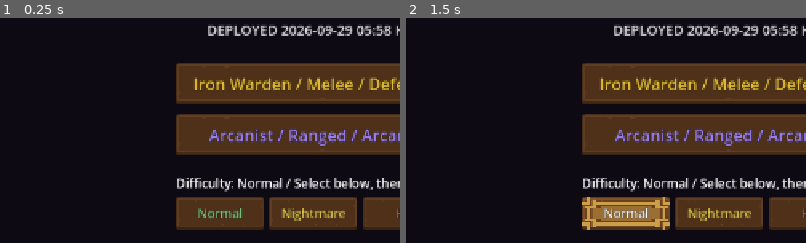
Above: before the commit, frames 1-2 (left to right).
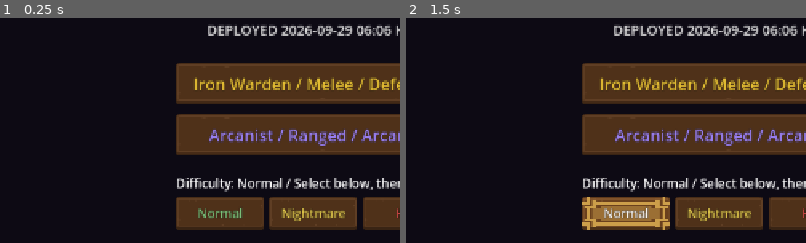
Above: after the commit, the same moments.

Repository: jflakeee/diablo
Game: Godot game, scene res://main.tscn
Two runs of this game, one before a commit and one after it. Both use one fixed random seed, a clock stepped at 60 frames per second and the inputs below.
Inputs:
- Up to frame 1 (0.25 s): no input
- Up to frame 2 (1.5 s): click "Normal" at 0.5 s; click "Normal" at 1.25 s
The pictures show only the part of the screen within x 11-61%, y 32-82%; the shares and areas given below are measured in that part.

The runs differ from the first frame. In frame 1, 0.1% of the frame differs, in the area x 91-98%, y 3-8%; in frame 2, 0.1%.

Commit message:
Gate floor exits behind streamed exploration

Diff:
--- a/prototype/game_dungeon/main.gd
+++ b/prototype/game_dungeon/main.gd
@@ -37,7 +37,7 @@
 const TemplateTheme := preload("res://ui/template_theme.gd")
 const CombatFX := preload("res://combat_fx.gd")
 const WorldStream := preload("res://world_stream.gd")
-const DEPLOYED_AT_KST := "2026-09-29 05:58 KST"
+const DEPLOYED_AT_KST := "2026-09-29 06:06 KST"
 
 var _grid: Array = []
 var _astar: AStarGrid2D
@@ -428,7 +428,7 @@
 	_minimap.visible_cells = _visible_cells
 	_minimap.explored_cells = _floor_explored()
 	var exit_id := Visibility.key(_exit_cell)
-	_minimap.exit_cell = Vector2(_exit_cell.x, _exit_cell.y) if _floor_explored().has(exit_id) else Vector2(-99, -99)
+	_minimap.exit_cell = Vector2(_exit_cell.x, _exit_cell.y) if _stream_exit_ready() and _floor_explored().has(exit_id) else Vector2(-99, -99)
 	var mc: Array = []
 	for m in _monsters:
 		if m.alive and _visible_cells.has(Visibility.key(Vector2i(roundi(m.gx), roundi(m.gy)))):
@@ -503,12 +503,42 @@
 					s.scale = Vector2(1.0, 0.62)
 			s.position = _iso(x, y)
 			_tiles_node.add_child(s)
-	var em := Sprite2D.new()
-	em.texture = _tex_rect(16, 16, Color(0.95, 0.3, 0.3))
-	em.position = _iso(_exit_cell.x, _exit_cell.y)
-	em.z_index = 2
-	_tiles_node.add_child(em)
+	if _stream_exit_ready():
+		var em := Sprite2D.new()
+		em.texture = _tex_rect(16, 16, Color(0.95, 0.3, 0.3))
+		em.position = _iso(_exit_cell.x, _exit_cell.y)
+		em.z_index = 2
+		_tiles_node.add_child(em)
 	_astar = _build_astar(_gw, _gh, _grid)
+
+func _stream_exit_ready() -> bool:
+	# Require one complete streaming eviction cycle before a floor can end.
+	return _world_stream == null or _world_stream.next_sequence >= WorldStream.MAX_ACTIVE_CHUNKS + 1
+
+func _stream_exploration_target() -> Vector2i:
+	if _world_stream == null or _stream_exit_ready():
+		return _exit_cell
+	var front: Dictionary = _world_stream.frontier()
+	var revealed: Dictionary = front.get("revealed_rooms", {})
+	var origin: Vector2i = (front["coord"] as Vector2i) * WorldStream.CHUNK_TILE_SIDE - _stream_grid_origin
+	var player_cell := Vector2i(roundi(_player.gx), roundi(_player.gy))
+	var best := _exit_cell
+	var best_distance := INF
+	for room_y in WorldStream.CHUNK_ROOM_SIDE:
+		for room_x in WorldStream.CHUNK_ROOM_SIDE:
+			if revealed.has("%d,%d" % [room_x, room_y]):
+				continue
+			var candidate := origin + Vector2i(room_x * WorldStream.ROOM_SIZE + WorldStream.ROOM_SIZE / 2, room_y * WorldStream.ROOM_SIZE + WorldStream.ROOM_SIZE / 2)
+			if not _walkable(candidate.x, candidate.y):
+				continue
+			var path := _astar.get_id_path(player_cell, candidate) if _astar != null and _astar.region.has_point(player_cell) else []
+			if path.is_empty():
+				continue
+			var distance := Vector2(player_cell).distance_squared_to(Vector2(candidate))
+			if distance < best_distance:
+				best_distance = distance
+				best = candidate
+	return best
 
 func _stream_cell_active(cell: Vector2i) -> bool:
 	for raw_rect in _stream_chunk_rects.values():
@@ -1503,6 +1533,7 @@
 func _run_streaming_map_test() -> void:
 	await get_tree().create_timer(0.4).timeout
 	var initial_ok := _world_stream.active_chunks.size() == 1 and _gw == 27 and _gh == 27
+	var initial_exit_gated := not _stream_exit_ready()
 	for generation in 3:
 		var front: Dictionary = _world_stream.frontier()
 		var front_coord: Vector2i = front["coord"]
@@ -1516,10 +1547,11 @@
 		if not transition.is_empty():
 			_apply_stream_transition(transition)
 	var resident_ok := _world_stream.active_chunks.size() == 3 and _world_stream.retired_chunks.size() == 1
+	var exit_ready := _stream_exit_ready()
 	var tiles_ok := is_instance_valid(_tiles_node) and _tiles_node.get_child_count() <= WorldStream.MAX_ACTIVE_CHUNKS * WorldStream.CHUNK_TILE_SIDE * WorldStream.CHUNK_TILE_SIDE + 1
 	var path_ok := _astar != null and not _astar.get_id_path(Vector2i(roundi(_player.gx), roundi(_player.gy)), _exit_cell).is_empty()
-	var ok := initial_ok and resident_ok and tiles_ok and path_ok
-	print("[STREAM] initial=%s active=%d retired=%d tiles=%d path=%s verdict=%s" % [str(initial_ok), _world_stream.active_chunks.size(), _world_stream.retired_chunks.size(), _tiles_node.get_child_count(), str(path_ok), "PASS" if ok else "FAIL"])
+	var ok := initial_ok and initial_exit_gated and resident_ok and exit_ready and tiles_ok and path_ok
+	print("[STREAM] initial=%s gated=%s active=%d retired=%d exit_ready=%s tiles=%d path=%s verdict=%s" % [str(initial_ok), str(initial_exit_gated), _world_stream.active_chunks.size(), _world_stream.retired_chunks.size(), str(exit_ready), _tiles_node.get_child_count(), str(path_ok), "PASS" if ok else "FAIL"])
 	await get_tree().create_timer(0.4).timeout
 	get_tree().quit()
 
@@ -2073,7 +2105,9 @@
 
 	# 출구 도달 → 다음 던전 레벨(워프). 보스 층은 보스 처치 전 잠금.
 	if Vector2(_player.gx, _player.gy).distance_to(Vector2(_exit_cell.x, _exit_cell.y)) < 1.3:
-		if _exit_locked:
+		if not _stream_exit_ready():
+			_combat_log = "EXPLORE THE FRONTIER: %d/4 AREAS" % _world_stream.next_sequence
+		elif _exit_locked:
 			_combat_log = "EXIT SEALED: defeat the boss"
 		else:
 			_next_level()
@@ -2396,7 +2430,8 @@
 		_nav_toward(_player, float(gi.get_meta("gx")), float(gi.get_meta("gy")), delta)
 		return
 	# 몬스터·아이템 없음 → 출구로 A* 이동(다음 레벨 워프)
-	_nav_toward(_player, _exit_cell.x, _exit_cell.y, delta)
+	var exploration_target := _stream_exploration_target()
+	_nav_toward(_player, exploration_target.x, exploration_target.y, delta)
 
 func _check_pickup() -> void:
 	for n in _ground.duplicate():
@@ -2457,6 +2492,7 @@
 	if _world_stream != null and not _in_town:
 		var frontier_revealed := (_world_stream.frontier().get("revealed_rooms", {}) as Dictionary).size()
 		_hud.text += "\nAREA %d/27 ROOMS / FRONTIER %d/3" % [_world_stream.active_chunks.size() * 9, mini(frontier_revealed, 3)]
+		if not _stream_exit_ready(): _hud.text += " / EXIT AFTER AREA 4"
 	if _vision_relic_timer > 0.0: _hud.text += " / ALL-SEEING %.0fs" % _vision_relic_timer
 	if _arc_flasks > 0: _hud.text += " / ARC FLASK %d" % _arc_flasks
 	if not _corpse_state.is_empty():
